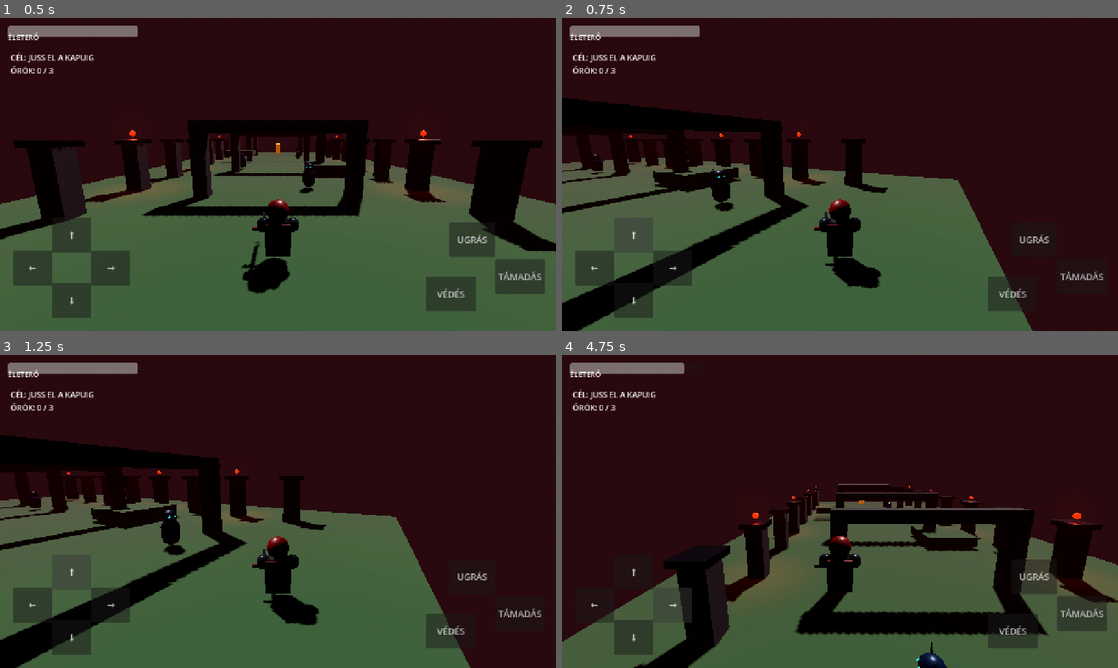
Above: before the commit, frames 1-4 (two rows, left to right).
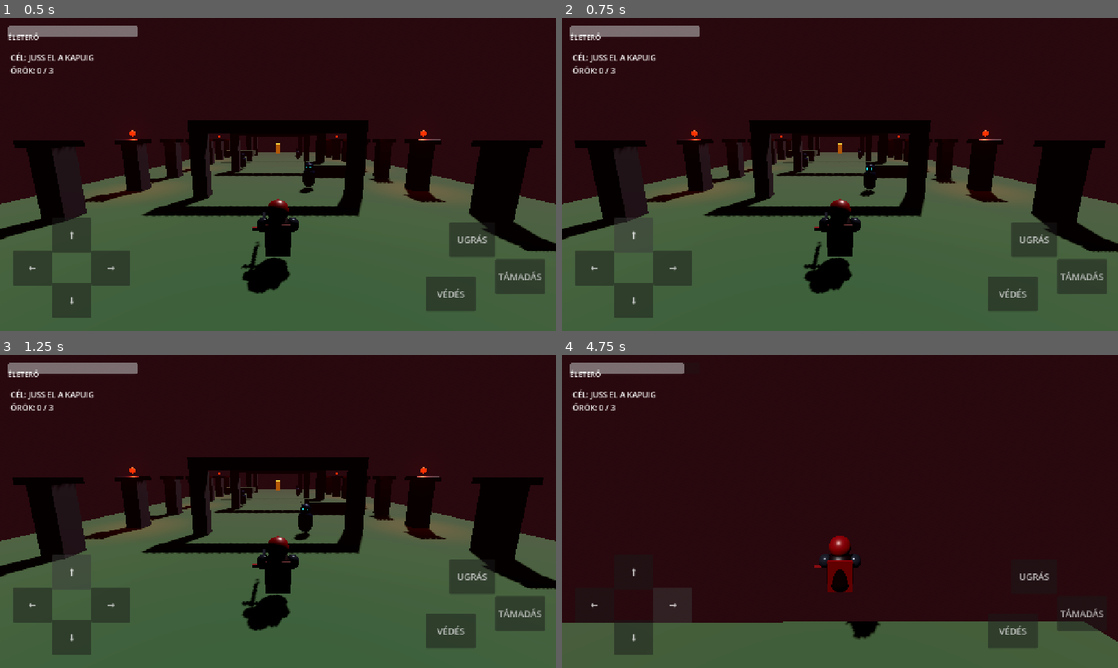
Above: after the commit, the same moments.

Repository: fuloplevente1998/reverse-supermario
Game: Godot game, scene res://scenes/main.tscn
The game is run twice, just before and just after one commit, with the same random seed, the same clock (stepped at 60 frames per second) and the same inputs.
Inputs:
- Up to frame 1 (0.5 s): no input
- Up to frame 2 (0.75 s): click "↑" at 0.5 s
- Up to frame 3 (1.25 s): no input
- Up to frame 4 (4.75 s): click "↓" at 1.25 s; click "←" at 2 s; click "→" at 2.75 s; hold D (move_right) 3.53-4.28 s; tap J (attack) at 3.6 s; tap Space (jump) at 3.77, 4.52 s; hold S (move_back) from 4.28 s (still down); tap K (block) at 4.35 s

Frame 1 is identical in both runs. In frame 2, 30% of the frame differs, in the area x 0-100%, y 25-100%; in frame 3, 30%; in frame 4, 28%.

Commit message:
Fix forward movement direction

Diff:
--- a/scripts/player.gd
+++ b/scripts/player.gd
@@ -37,7 +37,7 @@
         velocity.y = jump_velocity
         _jump_squash()
 
-    var input_vec := Input.get_vector("move_left", "move_right", "move_forward", "move_back")
+    var input_vec := Input.get_vector("move_left", "move_right", "move_back", "move_forward")
     var direction := Vector3(input_vec.x, 0.0, input_vec.y)
 
     if direction.length() > 0.05:
